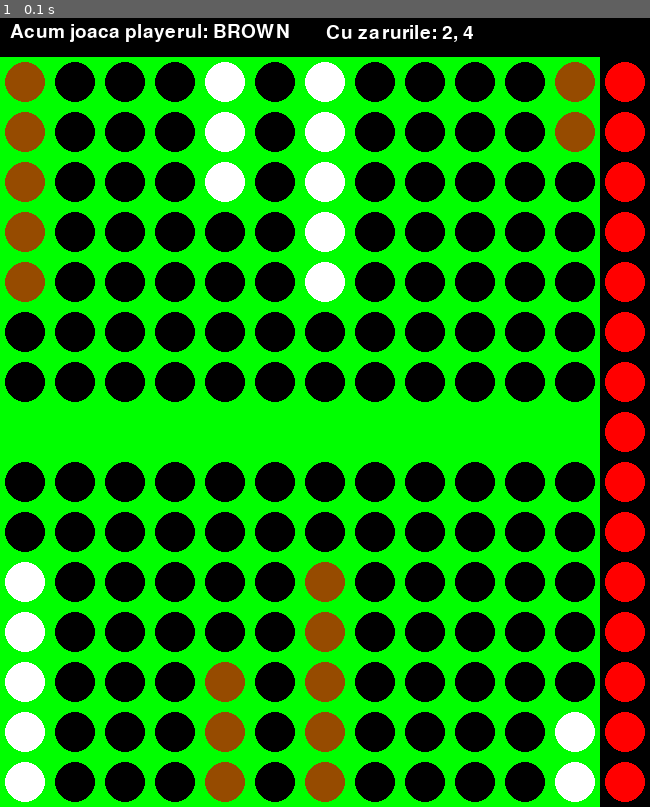
Above: before the commit, frame 1.
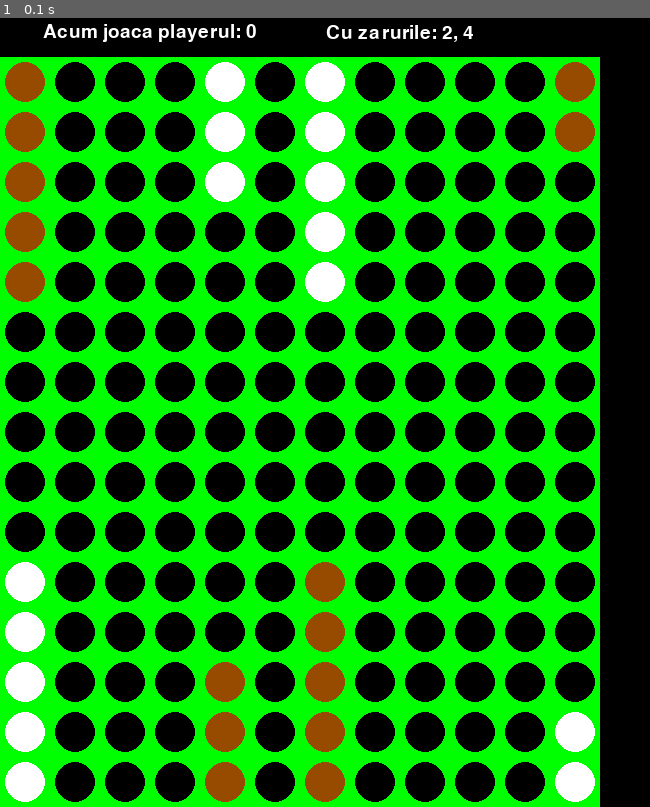
Above: after the commit, the same moment.

Repository: iulifeif/Backgammon-project
Game: pygame game, started from main.py
Same seed, same stepped clock (60 frames per second), same inputs: the game is played once before the commit and once after it.
Inputs:
- Up to frame 1 (0.1 s): no input

The runs differ from the first frame. In frame 1, 6.9% of the frame differs, in the area x 0-100%, y 0-100%.

Commit message:
refactor code, fixed bug with outer piece

Diff:
--- a/main.py
+++ b/main.py
@@ -1,6 +1,8 @@
 import copy
 import math
 import random
+from time import sleep
+
 import pygame
 import sys
 import numpy as np
@@ -16,7 +18,7 @@
 
 class Interface:
     # initialize table with fixed dimensions
-    def __init__(self, table):
+    def __init__(self):
         self.squaresize = 50
         self.column_count = 12
         self.row_count = 16
@@ -25,8 +27,6 @@
         self.size = (self.width, self.height)
         self.radius = int(self.squaresize / 2 - 5)
         self.screen = pygame.display.set_mode(self.size)
-        # self.draw_board(table)
-        # pygame.display.update()
 
     # split the original table from logic (wich is a list) in 2 lists
     # one for up site of table and another one for down side
@@ -69,34 +69,28 @@
         # out_pieces is a number, not a list
         # a number that means how many pieces are removed
         # for player 0, number is negative and for player1 the opposite
-        for _ in range(abs(out_pieces)):
-            line = pos
-            while out_pieces != 0:
-                if pos == 0:
-                    # if the position is 0 (wich means up side), piece is BROWN
-                    # because player 0 has the pieces taken out of the board at the top
-                    pygame.draw.circle(self.screen, BROWN,
-                                       (int(12 * self.squaresize + self.squaresize / 2),
-                                        int(line * self.squaresize + self.squaresize + self.squaresize / 2)),
-                                       self.radius)
-                    out_pieces += 1
-                else:
-                    # otherwise means down side, piece is WHITE
-                    # because player 1 has the pieces taken out of the board at the botton
-                    pygame.draw.circle(self.screen, WHITE,
-                                       (int(12 * self.squaresize + self.squaresize / 2),
-                                        int(line * self.squaresize + self.squaresize + self.squaresize / 2)),
-                                       self.radius)
-                    out_pieces -= 1
-                # the line at which it is drawn moves up or down
-                # depending on the part of the board on which it is located
-                line = line + 1 if pos == 0 else line - 1
+
+        color = BROWN if pos == 0 else WHITE
+        line = pos
+        while out_pieces != 0:
+            # if the position is 0 (which means up side), piece is BROWN
+            # because player 0 has the pieces taken out of the board at the top
+            # otherwise means down side, piece is WHITE
+            # because player 1 has the pieces taken out of the board at the bottom
+            pygame.draw.circle(self.screen, color,
+                               (int(12 * self.squaresize + self.squaresize / 2),
+                                int(line * self.squaresize + self.squaresize + self.squaresize / 2)),
+                               self.radius)
+            out_pieces -= 1
+            # the line at which it is drawn moves up or down
+            # depending on the part of the board on which it is located
+            line = line + 1 if pos == 0 else line - 1
 
     # draw on the whole right side of the board, black pieces to erase the old pieces
     def clean_outer_pieces(self):
         # like the board, there are 16 lines
         for line in range(16):
-            pygame.draw.circle(self.screen, RED,
+            pygame.draw.circle(self.screen, BLACK,
                                (int(12 * self.squaresize + self.squaresize / 2),
                                 int(line * self.squaresize + self.squaresize + self.squaresize / 2)),
                                self.radius)
@@ -113,7 +107,7 @@
                                   self.squaresize,
                                   self.squaresize))
                 # less on line 7, to delimit the up side from the bottom
-                if index_line != 7:
+                if index_line != (self.squaresize / 2 - 1):
                     pygame.draw.circle(self.screen,
                                        BLACK,
                                        (int(index_column * self.squaresize + self.squaresize / 2),
@@ -342,18 +336,17 @@
 def play_game():
     # create class instances so as to use them
     game = Backgammon()
-    interf = Interface(game.table)
+    interf = Interface()
     # initialize a variable to turn off the loop if needed
     game_over = False
     # create the font for the text
     font = pygame.font.Font(None, 28)
+    # draw the interface
     while not game.end_game() and not game_over:
-        # draw the interface
         interf.draw_board(game.table, game.out_pieces_0, game.out_pieces_1)
-
         # add player information on the screen
-        color = "BROWN" if game.player == 0 else "WHITE"
-        text = font.render("Acum joaca playerul: {}".format(color), True, WHITE, BLACK)
+        # color = "BROWN" if game.player == 0 else "WHITE"
+        text = font.render("Acum joaca playerul: {}".format(game.player), True, WHITE, BLACK)
         message(interf, game, text, 1)
 
         # print("Acum joaca playerul: {}".format(game.player))
@@ -412,8 +405,10 @@
 
             print("Tabla dupa ce a mutat piesa: ")
             game.print_table()
+            print("redraw 1 ")
             # redraw the board
             interf.draw_board(game.table, game.out_pieces_0, game.out_pieces_1)
+            print("rendered 22")
         # turn is over and switch the player
         game.switch_player()
         # quit from x
